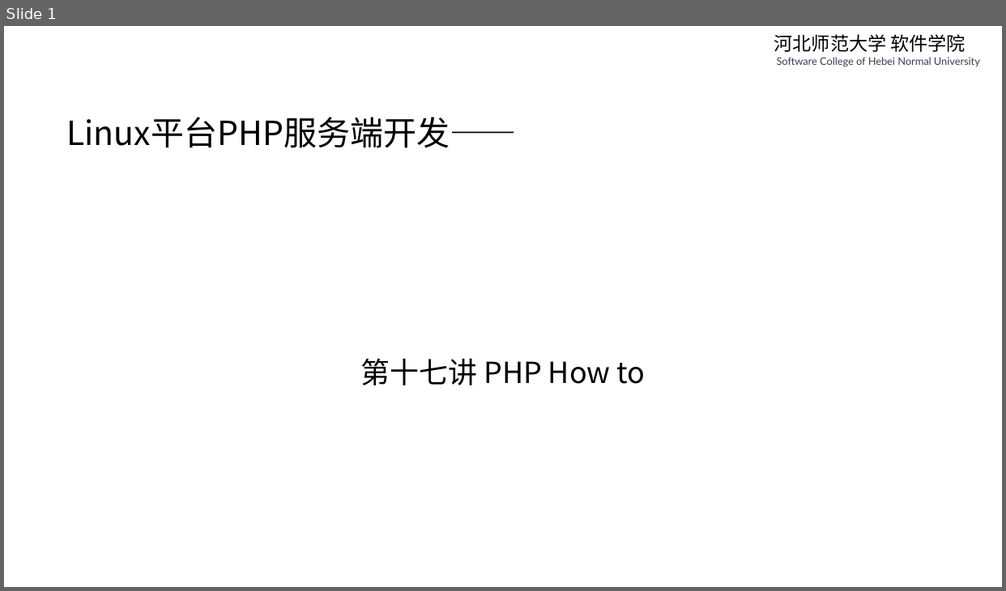
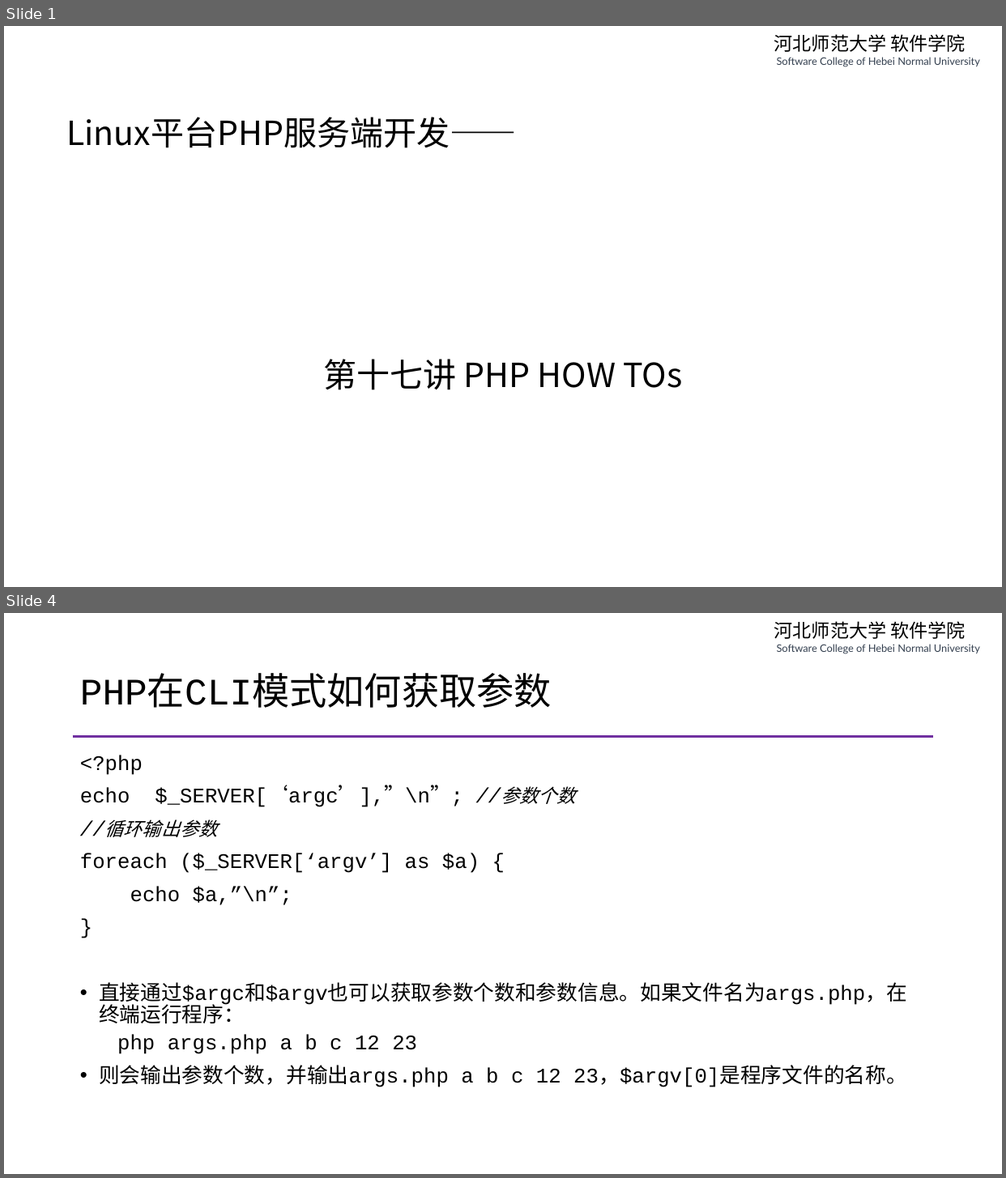
Before and after one commit to edu2act/course-php-serverside-development-on-linux, a slide deck: materials/slides/ch17-php-how-to.pptx. Shown one above the other, each under a label of ours: slide 1 before the commit, slides 1 and 4 after it; the slides between them are not shown. The pictures are 1006x591 and 1006x1178 pixels, drawn with LibreOffice and Linux fonts; fonts in the diff are those of the drawing. Boxes give left, top, right and bottom in pixels: in the first picture for what was removed or moved away, otherwise in the second. Text is boxed around its words. In the diff, an @@ line names an element or a change of style, - is before the commit and + after.

```diff
--- a/materials/slides/ch17-php-how-to.pptx
+++ b/materials/slides/ch17-php-how-to.pptx
@@ slide 4 added at (4,613,1002,1174), background #FFFFFF; not listed: 1 template element that a slide beside it also shows @@
@@ title added at (80,678,552,708), 36 pt, text #000000 @@
+PHP在CLI模式如何获取参数
@@ line added from (73, 736) to (934, 736), #7030A0 2.25 pt @@
@@ text added at (80,755,907,1088), 20 pt, text #000000 @@
+<?php
+echo $_SERVER[‘argc’],”\n”; //参数个数
+//循环输出参数
+foreach ($_SERVER[‘argv’] as $a) {
+echo $a,”\n”;
+}
+• 直接通过$argc和$argv也可以获取参数个数和参数信息。如果文件名为args.php，在终端运行程序：
+  php args.php a b c 12 23
+• 则会输出参数个数，并输出args.php a b c 12 23，$argv[0]是程序文件的名称。
@@ slide 1 changed as well @@
@@ text at (323,359,682,390): text changed; size 28 to 32 pt @@
-第十七讲 PHP How to
+第十七讲 PHP HOW TOs
```
Also in this commit, not shown: 8 other slides changed, 2 other slides added, 3 slides removed, 14 other files.
